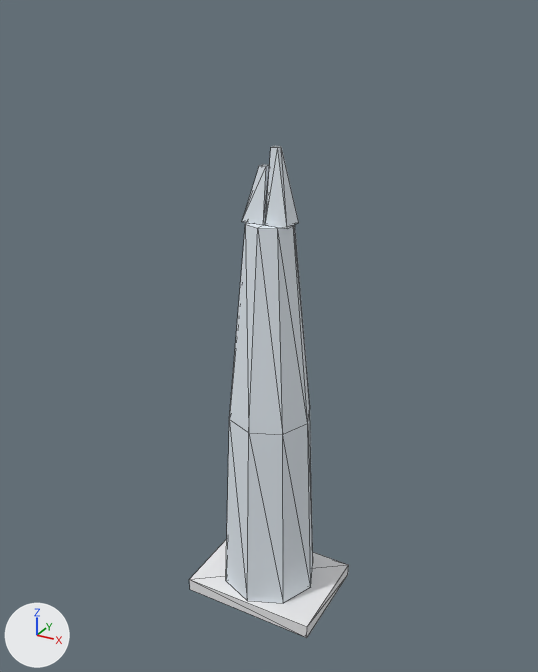
Renders of the glTF model public/studio/v2.15.0/d_lottetower/model.glb from each side of a commit.
Camera for both pictures: a camera (50 mm lens) standing at (4.27, -7.79, 7.97) and looking at (-0.06, 0.07, 4.04). Lighting does not change. The marker at lower left points along +X, +Y and +Z. The picture after the commit comes second. Mesh edges are drawn as thin lines. Where no turn or scale is listed for an object, it has been applied to the vertices.

Names of what the first picture shows: 'part0', 'part1', 'part2', 'part3'.
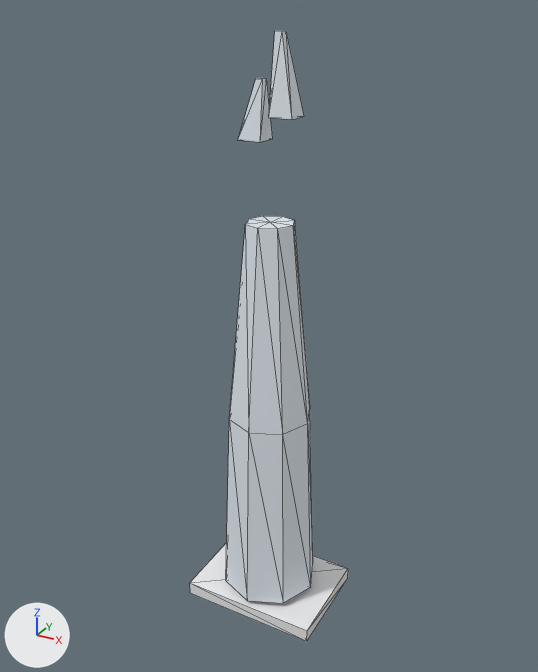
Pixel boxes [x1, y1, x2, y2] of what changed, in the pictures (538 x 672 px):
'part0', moved
    before: [189, 539, 349, 638]
    after: [190, 543, 348, 641]
'part3', moved
    before: [265, 146, 299, 228]
    after: [269, 30, 304, 119]
'part2', moved
    before: [242, 164, 270, 225]
    after: [238, 78, 272, 142]

Patch to the scene script:
```diff
--- a/public/studio/v2.15.0/d_lottetower/model.glb.py
+++ b/public/studio/v2.15.0/d_lottetower/model.glb.py
@@ me_geometry_0 @@
 # used by ob_part0; location = (0.0, 0.0, 0.0)
-me_geometry_0.from_pydata(...)  # 8 vertices, 12 faces; spans x -0.98..0.98, y -0.71..0.71, z 0.0..0.19
+me_geometry_0.from_pydata(...)  # 8 vertices, 12 faces; spans x -0.98..0.98, y -0.71..0.71, z -0.07..0.13
+# me_geometry_0 part 1: the whole mesh is moved by (0.0, 0.0, -0.07)
 me_geometry_0.materials.append(mat_defaultmaterial)
@@ me_geometry_2 @@
 # used by ob_part2; location = (0.0, 0.0, 0.0)
-me_geometry_2.from_pydata(...)  # 8 vertices, 12 faces; spans x -0.312..-0.013, y -0.149..0.149, z 5.59..6.273
+me_geometry_2.from_pydata(...)  # 8 vertices, 12 faces; spans x -0.35..-0.051, y -0.149..0.149, z 6.564..7.247
+# me_geometry_2 part 2: the whole mesh is moved by (-0.038, 0.0, 0.974)
 me_geometry_2.materials.append(mat_defaultmaterial_002)
@@ me_geometry_3 @@
 # used by ob_part3; location = (0.0, 0.0, 0.0)
-me_geometry_3.from_pydata(...)  # 8 vertices, 12 faces; spans x 0.013..0.312, y -0.149..0.149, z 5.59..6.5
+me_geometry_3.from_pydata(...)  # 8 vertices, 12 faces; spans x 0.061..0.36, y -0.149..0.149, z 6.843..7.753
+# me_geometry_3 part 3: the whole mesh is moved by (0.048, 0.0, 1.253)
 me_geometry_3.materials.append(mat_defaultmaterial_003)
```
